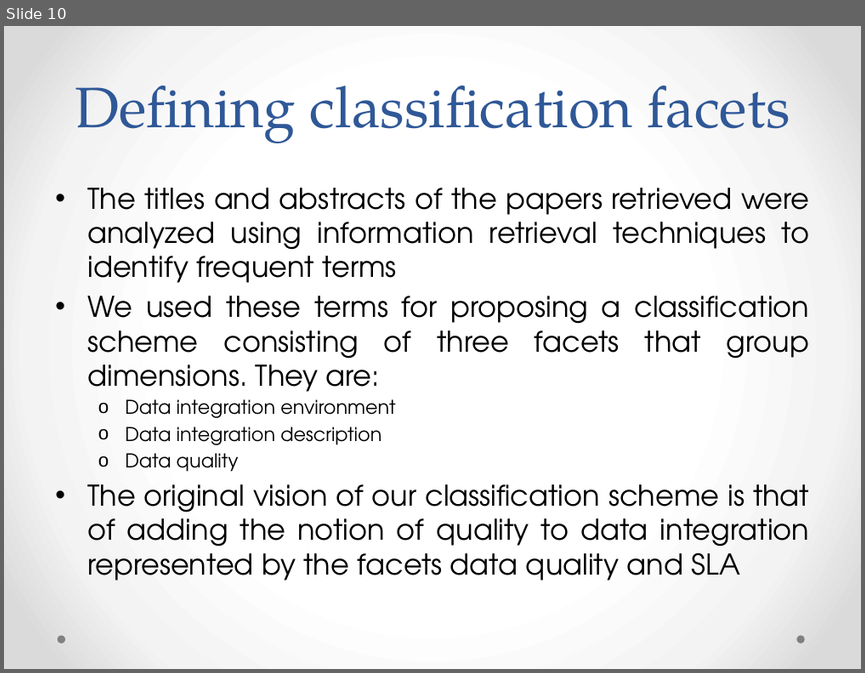
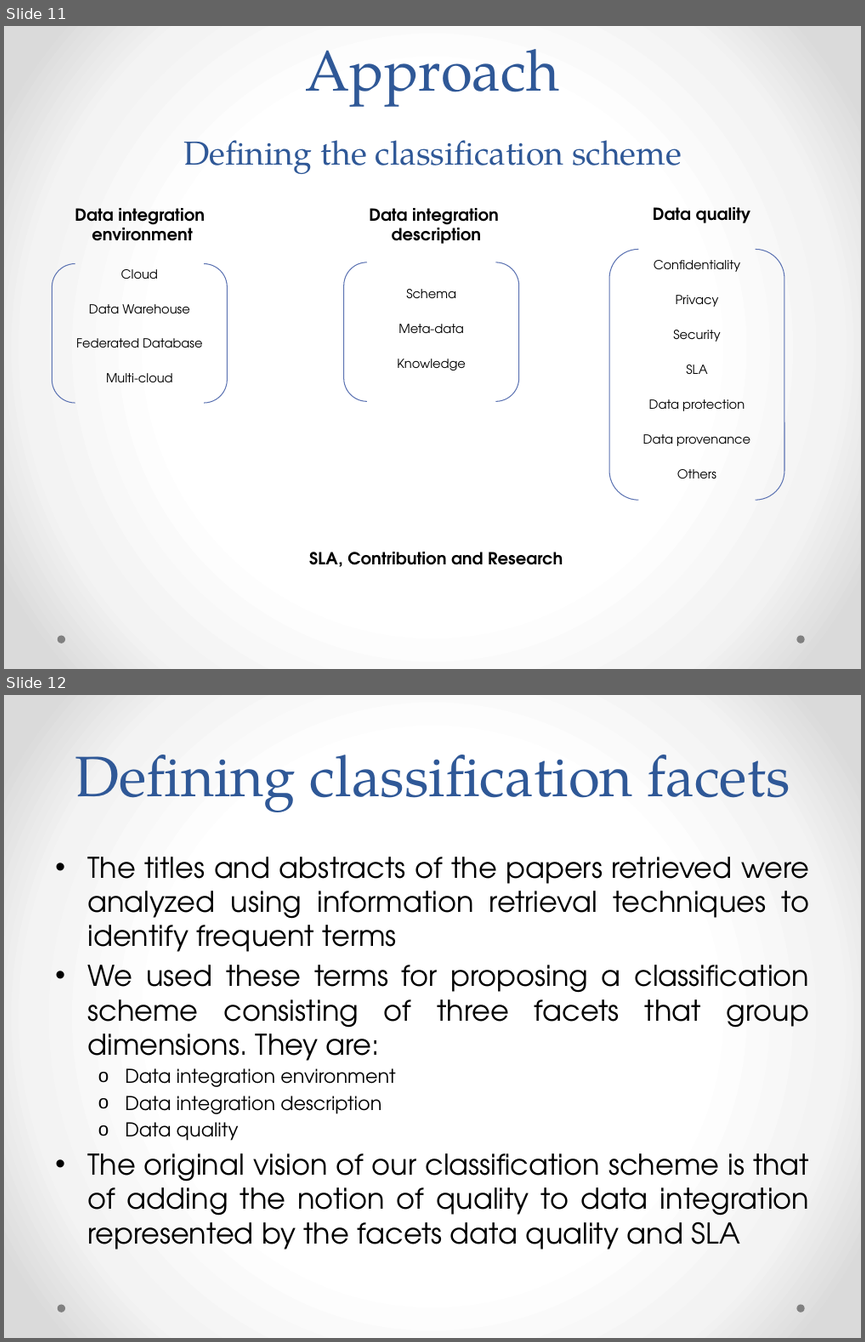
Before and after one commit to danielboni/DanielCarvalho-PhD, a slide deck: Presentations/DEXA 2015 Presentation.pptx. Shown one above the other, each under a label of ours: slide 10 before the commit, slides 11 and 12 after it. The pictures are 865x673 and 865x1342 pixels, drawn with LibreOffice and Linux fonts; fonts in the diff are those of the drawing. Boxes give left, top, right and bottom in pixels: in the first picture for what was removed or moved away, otherwise in the second. Text is boxed around its words. In the diff, an @@ line names an element or a change of style, - is before the commit and + after.

Commit message:
DEXA Presentation
Second part: objectives and approach

```diff
--- a/Presentations/DEXA 2015 Presentation.pptx
+++ b/Presentations/DEXA 2015 Presentation.pptx
@@ slide 11 added at (4,26,861,669), background gradient #FFFFFF to #F4F4F4 to #DADADA; not listed: 2 template elements that a slide beside it also shows @@
@@ title added at (183,49,681,174), 28 pt, text #2F5897 @@
+Approach
+Defining the classification scheme
@@ text added at (75,208,205,241), 14 pt, text #000000, bold @@
+Data integration
+environment
@@ text added at (369,208,499,244), 14 pt, text #000000, bold @@
+Data integration
+description
@@ text added at (653,207,751,223), 14 pt, text #000000, bold @@
+Data quality
@@ bracket pair added at (609,249,783,499), outline #5C72B2 0.75 pt @@
@@ table added at (52,265,227,404), 4 rows, 1 columns @@
+Cloud
+Data Warehouse
+Federated Database
+Multi-cloud
@@ bracket pair added at (52,263,227,403), outline #5C72B2 0.75 pt @@
@@ bracket pair added at (344,262,519,402), outline #5C72B2 0.75 pt @@
@@ table added at (609,256,783,499), 7 rows, 1 columns @@
+Confidentiality
+Privacy
+Security
+SLA
+Data protection
+Data provenance
+Others
@@ table added at (344,285,519,390), 3 rows, 1 columns @@
+Schema
+Meta-data
+Knowledge
@@ text added at (309,551,562,567), 14 pt, text #000000, bold @@
+SLA, Contribution and Research
@@ what was slide 10 is now slide 12 @@
```
Also in this commit, not shown: 3 slides changed, 2 other slides added, 1 slide removed.
